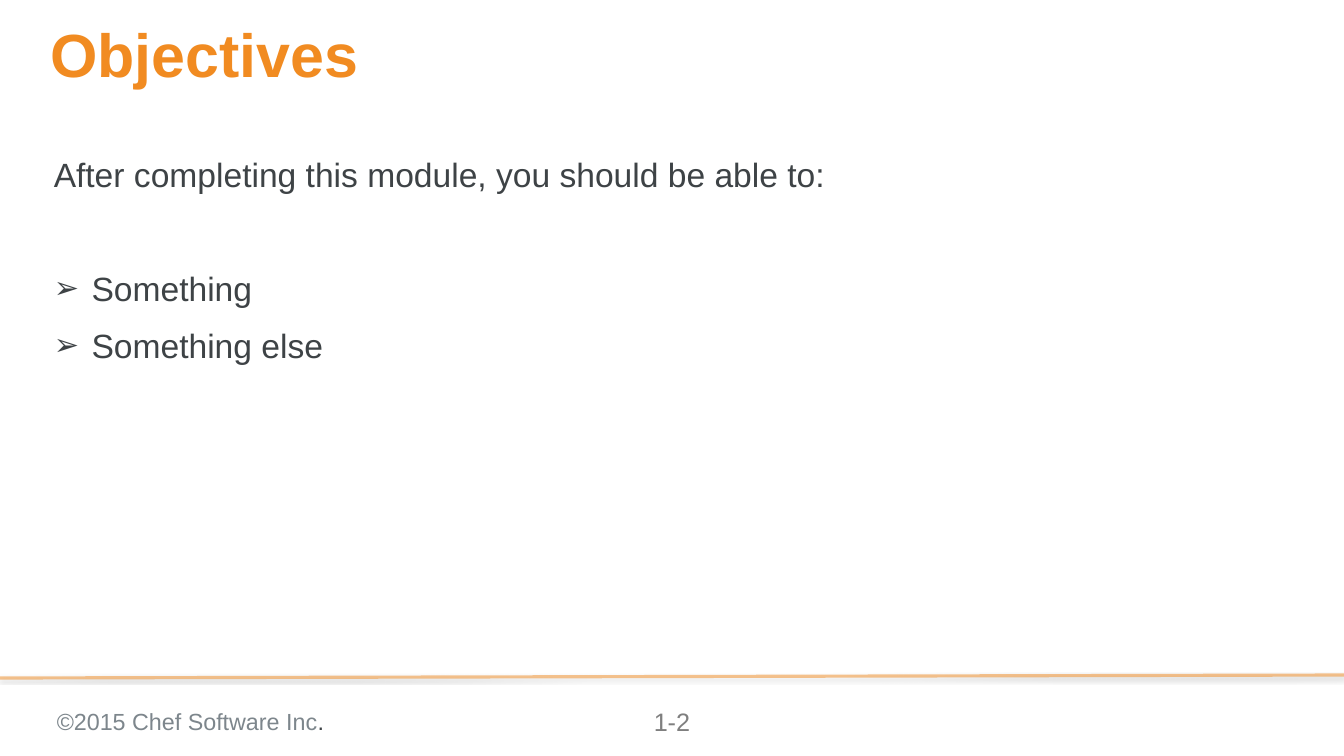
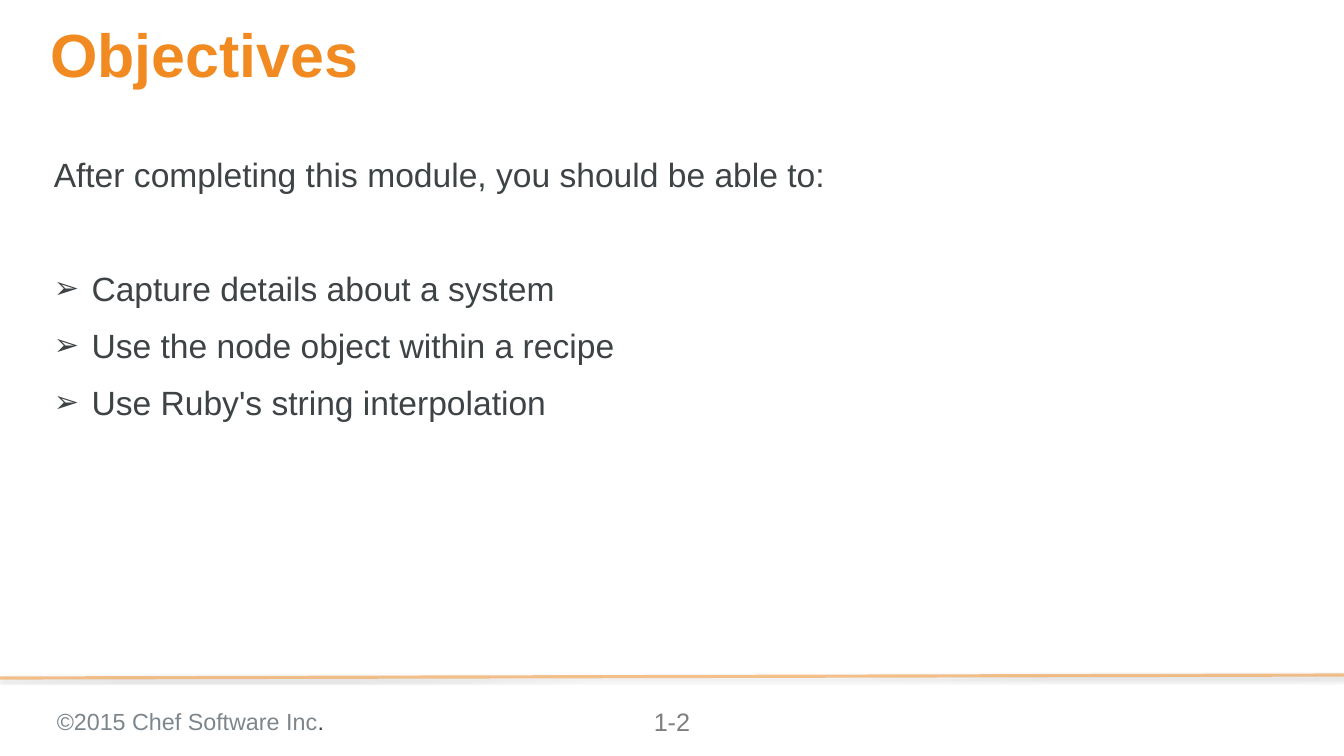
Before and after one commit to nathenharvey/chef-essentials, a slide deck: slide 2 of 06-details-about-the-system-windows.pptx. Drawn at 1344x756 pixels with LibreOffice and Linux fonts; fonts in the diff are those of the drawing; background and template pictures are left out. Boxes give left, top, right and bottom in pixels: in the first picture for what was removed or moved away, otherwise in the second. Text is boxed around its words. In the diff, an @@ line names an element or a change of style, - is before the commit and + after.

Commit message:
Added titles and updated objectives to modules 02-07 for windows based workstations

```diff
--- a/06-details-about-the-system-windows.pptx
+++ b/06-details-about-the-system-windows.pptx
@@ text at (x1=92, y1=276, x2=615, y2=422): text changed @@
-➢ Something
-➢ Something else
+➢ Capture details about a system
+➢ Use the node object within a recipe
+➢ Use Ruby's string interpolation
```
Also in this commit, not shown: 1 slide added, 1 slide removed, 4 other files.
